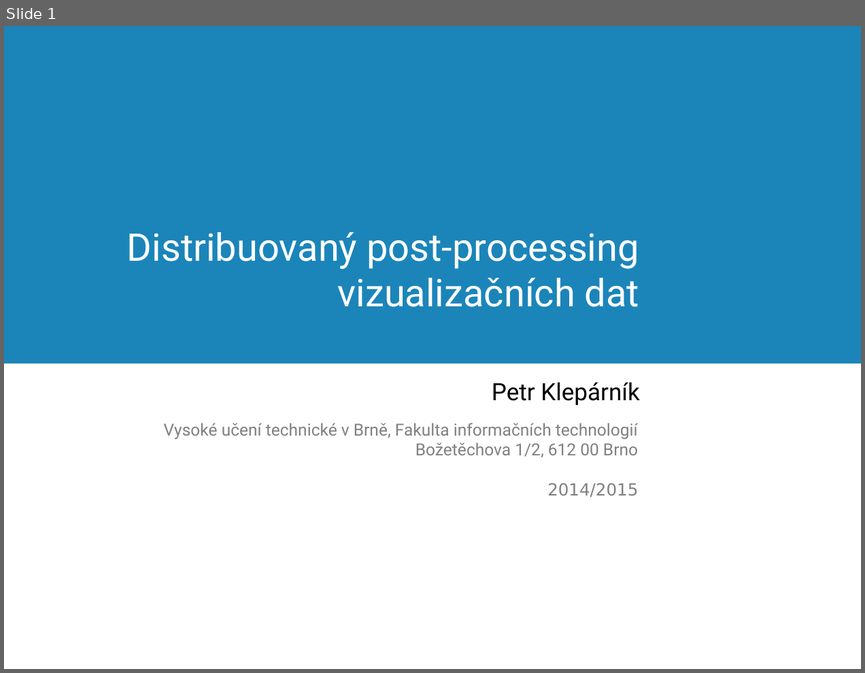
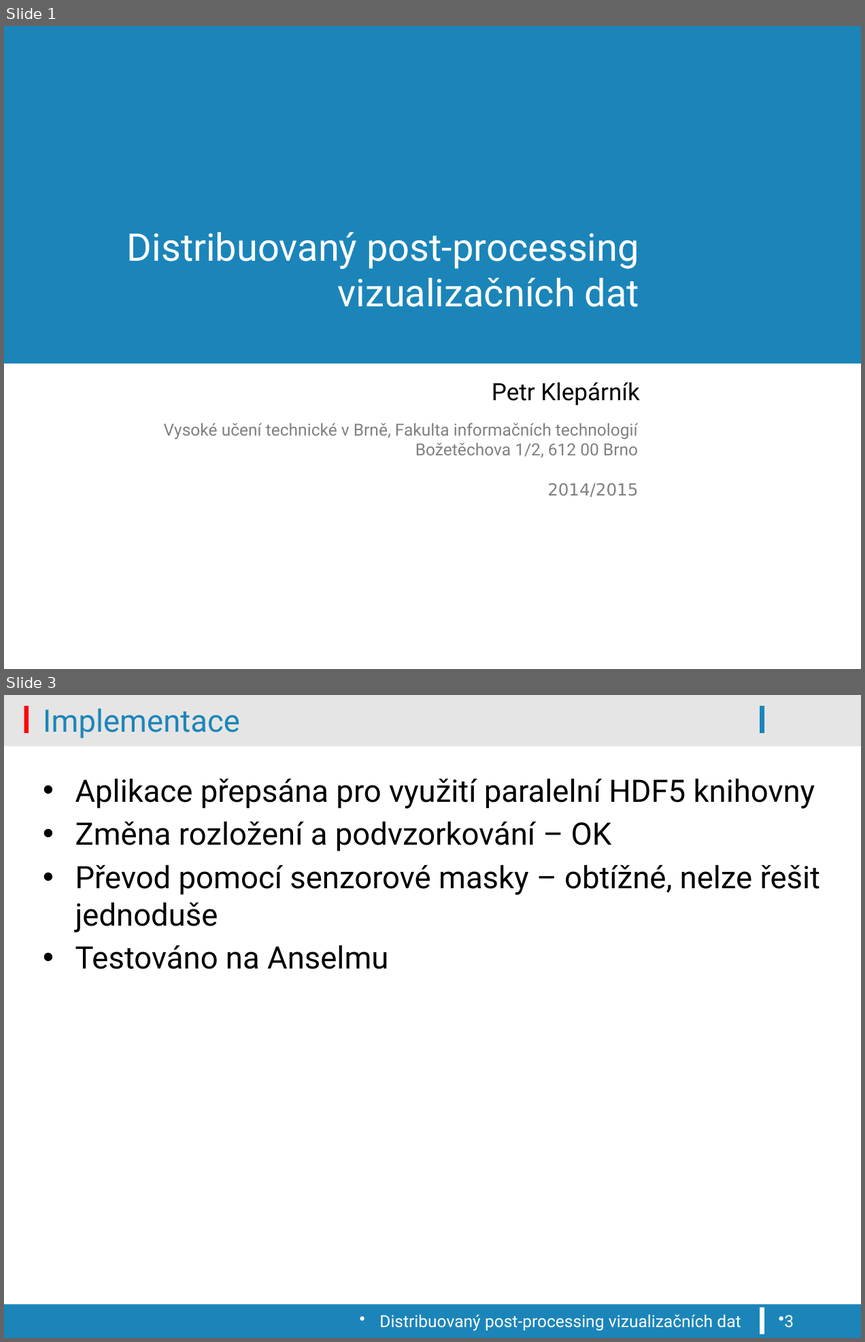
Before and after one commit to klepo/Visualisation-of-the-outputs-of-k-Wave-ultrasound-simulations, a slide deck: PDD-2bod.pptx. Shown one above the other, each under a label of ours: slide 1 before the commit, slides 1 and 3 after it; the slides between them are not shown. The pictures are 865x673 and 865x1342 pixels, drawn with LibreOffice and Linux fonts; fonts in the diff are those of the drawing; background and template pictures are left out. Boxes give left, top, right and bottom in pixels: in the first picture for what was removed or moved away, otherwise in the second. Text is boxed around its words. In the diff, an @@ line names an element or a change of style, - is before the commit and + after.

```diff
--- a/PDD-2bod.pptx
+++ b/PDD-2bod.pptx
@@ slide 3 added at [4, 695, 861, 1338], background #FFFFFF @@
@@ rectangle added at [4, 695, 861, 743], fill #000000 at 10% opacity @@
@@ rectangle added at [24, 706, 29, 734], fill #FE000C @@
@@ title added at [43, 709, 240, 739], 26 pt, text #1B85B9 @@
+Implementace
@@ rectangle added at [759, 706, 764, 734], fill #1B85B9 @@
@@ rectangle added at [4, 743, 861, 747], fill #000000 at 10% opacity @@
@@ text added at [75, 779, 821, 969], 26 pt, text #000000 @@
+• Aplikace přepsána pro využití paralelní HDF5 knihovny
+• Změna rozložení a podvzorkování – OK
+• Převod pomocí senzorové masky – obtížné, nelze řešit jednoduše
+• Testováno na Anselmu
@@ rectangle added at [4, 1304, 861, 1338], fill #1B85B9 @@
@@ text added at [379, 1314, 740, 1331], 14 pt, text #FFFFFF @@
+Distribuovaný post-processing vizualizačních dat
@@ rectangle added at [759, 1307, 764, 1334], fill #FFFFFF @@
@@ page number added at [784, 1314, 793, 1327], 14 pt, text #FFFFFF @@
+3
```
Also in this commit, not shown: 1 slide changed, 4 other slides added, 3 other files.
